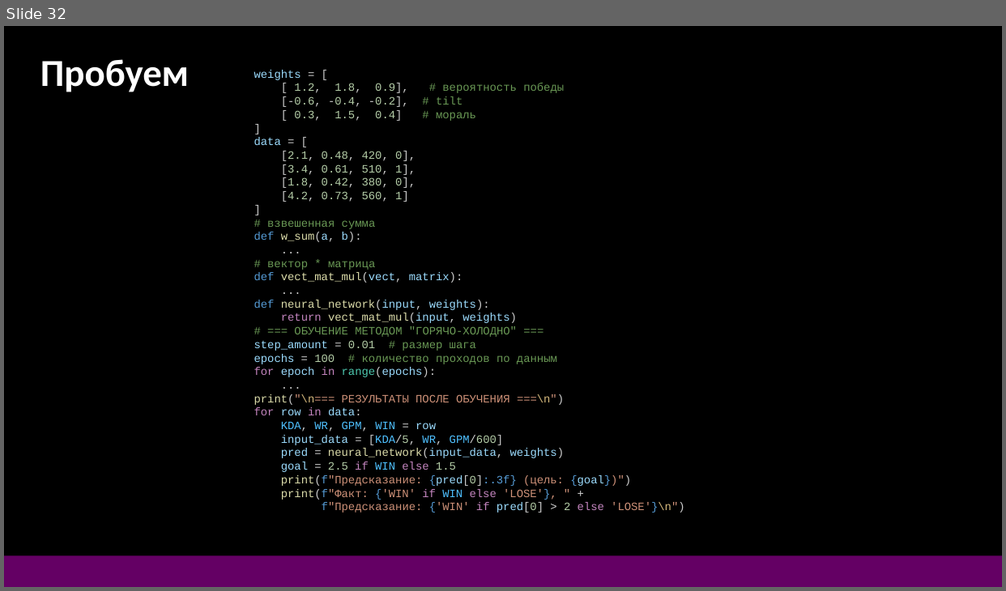
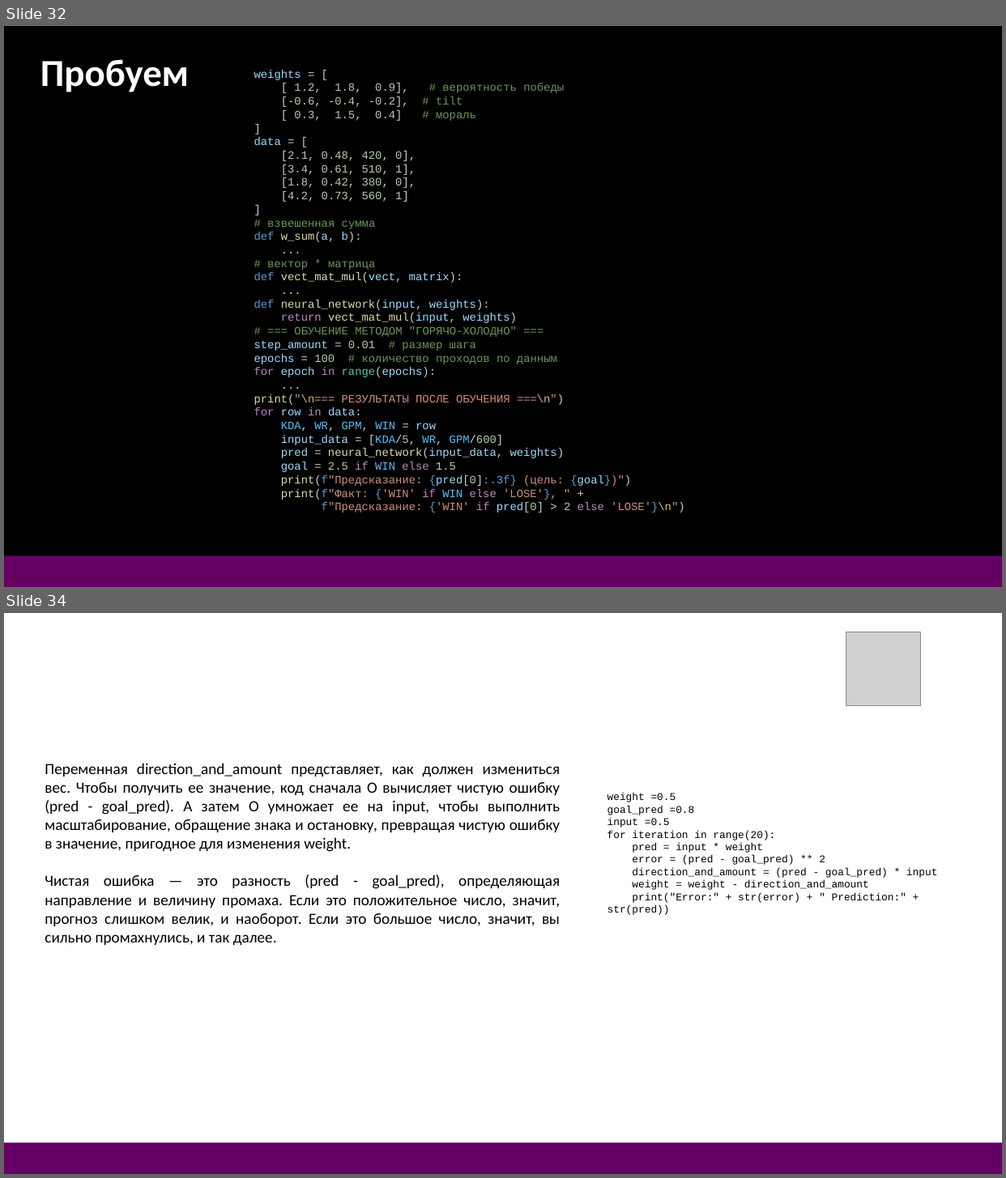
Before and after one commit to DonRobot-all/ML, a slide deck: 1. ML first 28.pptx. Shown one above the other, each under a label of ours: slide 32 before the commit, slides 32 and 34 after it; the slides between them are not shown. The pictures are 1006x591 and 1006x1178 pixels, drawn with LibreOffice and Linux fonts; fonts in the diff are those of the drawing; grey boxes stand for pictures. Boxes give left, top, right and bottom in pixels: in the first picture for what was removed or moved away, otherwise in the second. Text is boxed around its words. In the diff, an @@ line names an element or a change of style, - is before the commit and + after.

```diff
--- a/1. ML first 28.pptx
+++ b/1. ML first 28.pptx
@@ slide 34 added at box(4, 613, 1002, 1174), background #FFFFFF @@
@@ picture added at box(846, 632, 921, 705) @@
@@ text added at box(44, 763, 560, 946), 18 pt, text #000000 @@
+Переменная direction_and_amount представляет, как должен измениться вес. Чтобы получить ее значение, код сначала О вычисляет чистую ошибку (pred - goal_pred). А затем О умножает ее на input, чтобы выполнить масштабирование, обращение знака и остановку, превращая чистую ошибку в значение, пригодное для изменения weight.
+Чистая ошибка — это разность (pred - goal_pred), определяющая направление и величину промаха. Если это положительное число, значит, прогноз слишком велик, и наоборот. Если это большое число, значит, вы сильно промахнулись, и так далее.
@@ text added at box(607, 793, 937, 915), 12 pt, text #000000 @@
+weight =0.5
+goal_pred =0.8
+input =0.5
+for iteration in range(20):
+pred = input * weight
+error = (pred - goal_pred) ** 2
+direction_and_amount = (pred - goal_pred) * input
+weight = weight - direction_and_amount
+print("Error:" + str(error) + " Prediction:" + str(pred))
@@ rectangle added at box(4, 1143, 1002, 1174), fill #640064 @@
```
Also in this commit, not shown: 5 other slides added, 5 other files.
